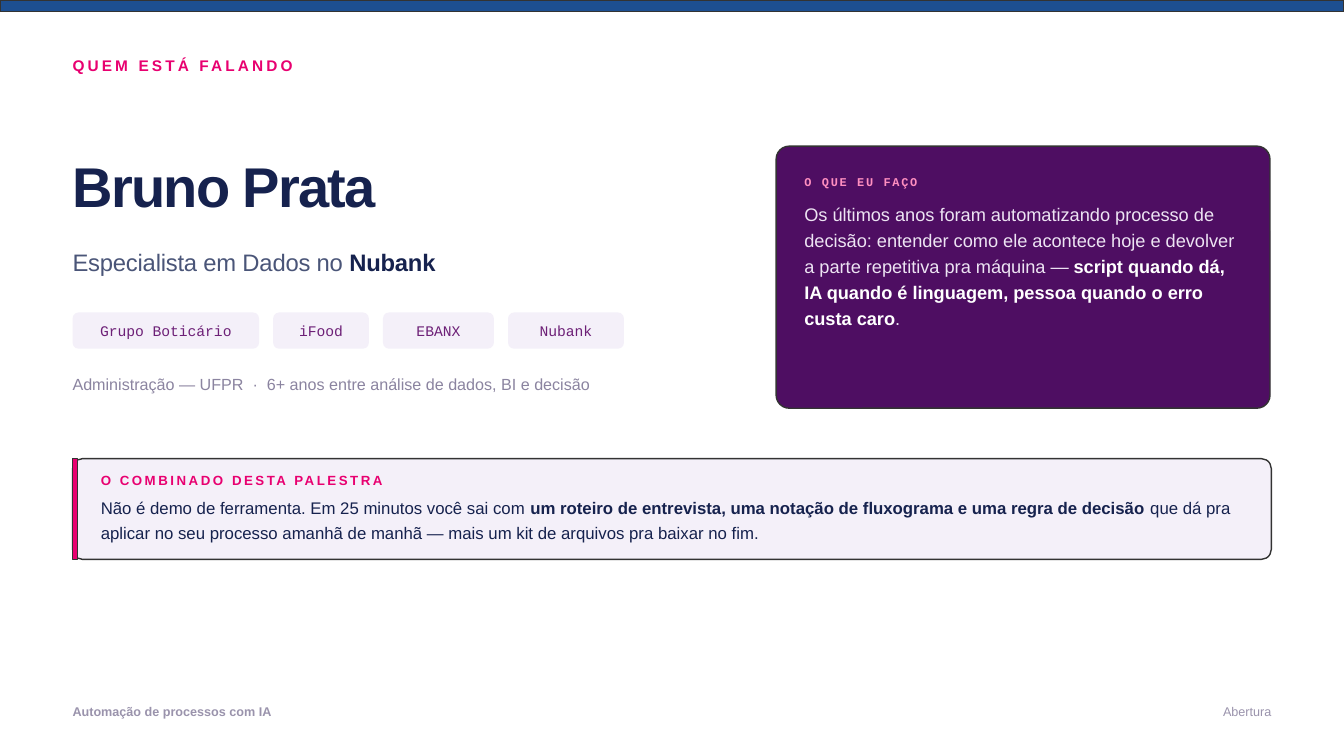
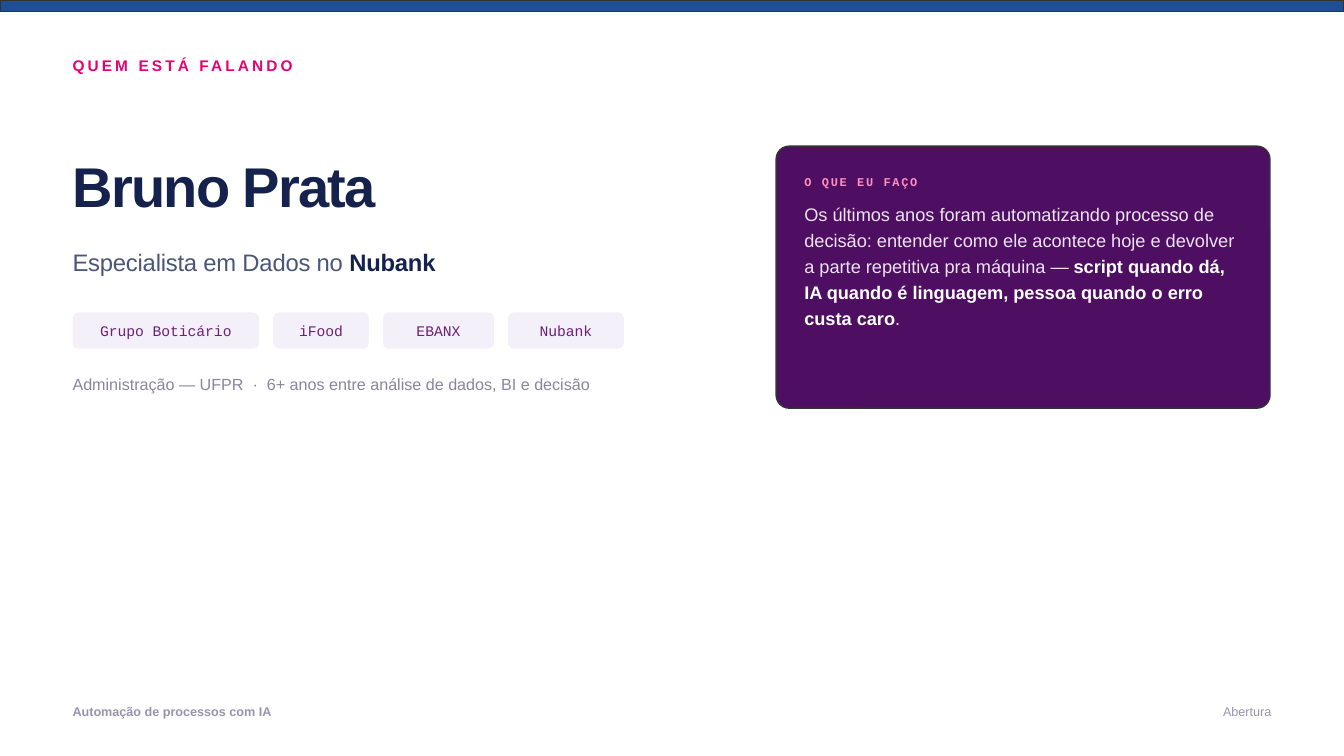
Before and after one commit to gabrcs/casamentos-app, a slide deck: slide 2 of talks/serasa-ia-automacao/deck.pptx. Drawn at 1344x756 pixels with LibreOffice and Linux fonts; fonts in the diff are those of the drawing. Boxes give left, top, right and bottom in pixels: in the first picture for what was removed or moved away, otherwise in the second. Text is boxed around its words. In the diff, an @@ line names an element or a change of style, - is before the commit and + after.

```diff
--- a/talks/serasa-ia-automacao/deck.pptx
+++ b/talks/serasa-ia-automacao/deck.pptx
@@ rounded rectangle removed at [73,459,1271,560] @@
@@ rectangle removed at [73,459,78,560] @@
@@ text removed at [101,475,111,485] @@
-O COMBINADO DESTA PALESTRA
@@ text removed at [101,501,1230,543] @@
-Não é demo de ferramenta. Em 25 minutos você sai com um roteiro de entrevista, uma notação de fluxograma e uma regra de decisão que dá pra aplicar no seu processo amanhã de manhã — mais um kit de arquivos pra baixar no fim.
```
Also in this commit, not shown: 6 other slides changed, 4 other files.
